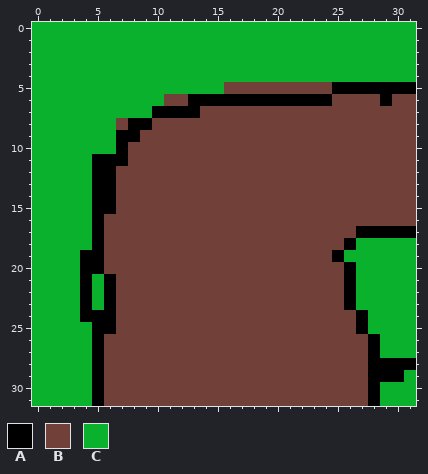
File history of a pixel-art sprite, Cave Game/Assets/Imports/polokuvaihtuu.png. The picture above is the old version.
The file is 32x32 pixels.
Palette (. is transparent): A #000000  B #714038  C #09b12d
Pixels before, first column x 0:
 0 CCCCCCCCCCCCCCCCCCCCCCCCCCCCCCCC
 1 CCCCCCCCCCCCCCCCCCCCCCCCCCCCCCCC
 2 CCCCCCCCCCCCCCCCCCCCCCCCCCCCCCCC
 3 CCCCCCCCCCCCCCCCCCCCCCCCCCCCCCCC
 4 CCCCCCCCCCCCCCCCCCCCCCCCCCCCCCCC
 5 CCCCCCCCCCCCCCCCBBBBBBBBBAAAAAAA
 6 CCCCCCCCCCCBBAAAAAAAAAAAABBBBABB
 7 CCCCCCCCCCAAAABBBBBBBBBBBBBBBBBB
 8 CCCCCCCBAABBBBBBBBBBBBBBBBBBBBBB
 9 CCCCCCCAABBBBBBBBBBBBBBBBBBBBBBB
10 CCCCCCCABBBBBBBBBBBBBBBBBBBBBBBB
11 CCCCCAAABBBBBBBBBBBBBBBBBBBBBBBB
12 CCCCCAABBBBBBBBBBBBBBBBBBBBBBBBB
13 CCCCCAABBBBBBBBBBBBBBBBBBBBBBBBB
14 CCCCCAABBBBBBBBBBBBBBBBBBBBBBBBB
15 CCCCCAABBBBBBBBBBBBBBBBBBBBBBBBB
16 CCCCCABBBBBBBBBBBBBBBBBBBBBBBBBB
17 CCCCCABBBBBBBBBBBBBBBBBBBBBAAAAA
18 CCCCCABBBBBBBBBBBBBBBBBBBBACCCCC
19 CCCCAABBBBBBBBBBBBBBBBBBBACCCCCC
20 CCCCAABBBBBBBBBBBBBBBBBBBBACCCCC
21 CCCCACABBBBBBBBBBBBBBBBBBBACCCCC
22 CCCCACABBBBBBBBBBBBBBBBBBBACCCCC
23 CCCCACABBBBBBBBBBBBBBBBBBBACCCCC
24 CCCCAAABBBBBBBBBBBBBBBBBBBBACCCC
25 CCCCCAABBBBBBBBBBBBBBBBBBBBACCCC
26 CCCCCABBBBBBBBBBBBBBBBBBBBBBACCC
27 CCCCCABBBBBBBBBBBBBBBBBBBBBBACCC
28 CCCCCABBBBBBBBBBBBBBBBBBBBBBAAAA
29 CCCCCABBBBBBBBBBBBBBBBBBBBBBAAAC
30 CCCCCABBBBBBBBBBBBBBBBBBBBBBACCC
31 CCCCCABBBBBBBBBBBBBBBBBBBBBBACCC
After the commit:
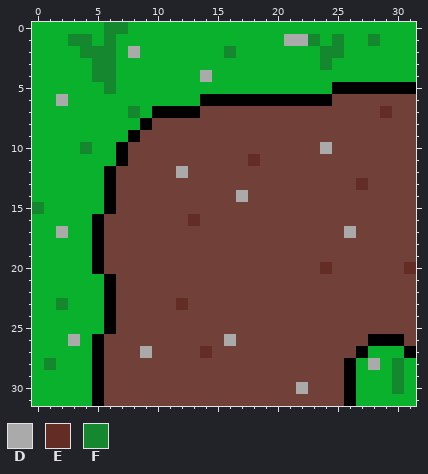
Colours new in this view: D #aaaaaa  E #632d25  F #15872e
Change:
y 0: x 6..7 CC -> FF
y 1: x 3..4 CC -> FF; x 6 C -> F; x 21..23 CCC -> DDF; x 25 C -> F; x 28 C -> F
y 2: x 4..6 CCC -> FFF; x 8 C -> D; x 16 C -> F; x 24..25 CC -> FF
y 3: x 5..6 CC -> FF; x 24 C -> F
y 4: x 5..6 CC -> FF; x 14 C -> D
y 5: x 6 C -> F; x 16..24 BBBBBBBBB -> CCCCCCCCC
y 6: x 2 C -> D; x 11..13 BBA -> CCC; x 29 A -> B
y 7: x 8 C -> F; x 29 B -> E
y 8: x 7..8 BA -> CC
y 9: x 7 A -> C
y 10: x 4 C -> F; x 24 B -> D
y 11: x 5..6 AA -> CC; x 18 B -> E
y 12: x 5 A -> C; x 12 B -> D
y 13: x 5 A -> C; x 27 B -> E
y 14: x 5 A -> C; x 17 B -> D
y 15: x 0 C -> F; x 5 A -> C
y 16: x 13 B -> E
y 17: x 2 C -> D; x 26..31 BAAAAA -> DBBBBB
y 18: x 26..31 ACCCCC -> BBBBBB
y 19: x 4 A -> C; x 25..31 ACCCCCC -> BBBBBBB
y 20: x 4 A -> C; x 24 B -> E; x 26..31 ACCCCC -> BBBBBE
y 21..22: x 4 A -> C; x 26..31 ACCCCC -> BBBBBB
y 23: x 2 C -> F; x 4 A -> C; x 12 B -> E; x 26..31 ACCCCC -> BBBBBB
y 24: x 4..5 AA -> CC; x 27..31 ACCCC -> BBBBB
y 25: x 5 A -> C; x 27..31 ACCCC -> BBBBB
y 26: x 3 C -> D; x 16 B -> D; x 29..31 CCC -> AAB
y 27: x 9 B -> D; x 14 B -> E; x 27..28 BA -> AC; x 31 C -> A
y 28: x 1 C -> F; x 26..31 BBAAAA -> ACDCFC
y 29: x 26..30 BBAAA -> ACCCF
y 30: x 22 B -> D; x 26..28 BBA -> ACC; x 30 C -> F
y 31: x 26..28 BBA -> ACC
